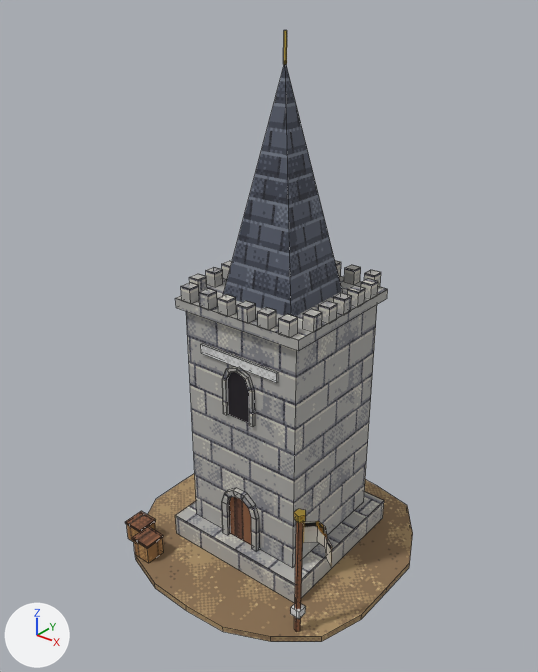
Renders of the Blender file art_source/blender/teutons/watch_tower.blend from each side of a commit.
One viewpoint serves both versions: a 50 mm camera at (4.9, -6.28, 6.84) aimed at (-0.04, -0.12, 3.02). The lights are fixed; the arrows at lower left show +X, +Y and +Z. The older version comes first. Mesh edges are drawn as thin lines.

Names of what the first picture shows: 'teutons_watch_tower'.
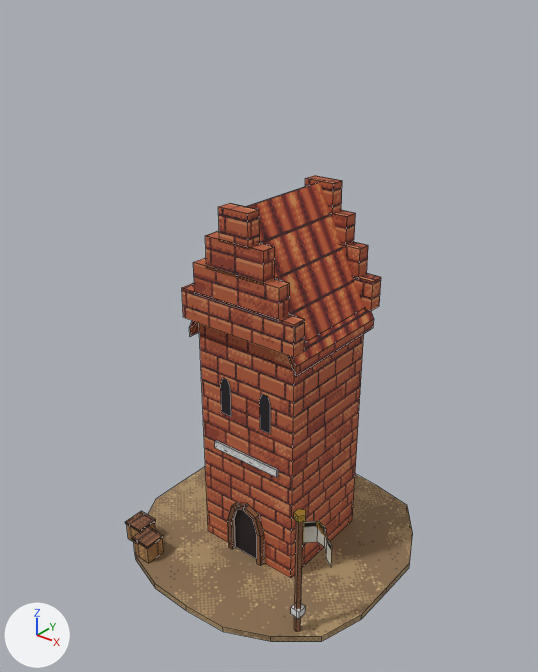
The change in detail:
Picture 'PE_BrickRed' (img_pe_brickred) is new.
Picture 'PE_RoofRed' (img_pe_roofred) is new.
Material 'PE_BrickRed' (mat_pe_brickred) is new.
Its texture is img_pe_brickred.
Its roughness is 0.9.
Material 'PE_RoofRed' (mat_pe_roofred) is new.
Its texture is img_pe_roofred.
Its roughness is 0.8.
me_teutons_watch_tower is used by ob_teutons_watch_tower; location (0.0, 0.0, 0.0).
me_teutons_watch_tower had 924 vertices, 246 faces and spanned x -1.75..1.74, y -1.74..1.74, z 0.0..6.34.
me_teutons_watch_tower now has 520 vertices, 142 faces and spans x -1.75..1.74, y -1.74..1.74, z 0.0..4.69.
me_teutons_watch_tower part 1: the loose piece of 4 vertices spanning x -0.8..0.8, y -0.7, z 0.38..3.38 is rebuilt with 4 vertices and now spans x -0.7..0.7, y -0.6, z 0.08..3.28, in mat_pe_brickred (picture img_pe_brickred).
me_teutons_watch_tower part 2: the loose piece of 4 vertices spanning x 0.8, y -0.7..0.9, z 0.38..3.38 is rebuilt with 4 vertices and now spans x 0.7, y -0.6..0.8, z 0.08..3.28, in mat_pe_brickred (picture img_pe_brickred).
me_teutons_watch_tower part 3: the loose piece of 4 vertices spanning x -0.88..0.88, y -0.78, z 3.38..3.5 is rebuilt with 4 vertices and now spans x -0.8..0.8, y -0.75, z 3.27..3.64, in mat_pe_brickred (picture img_pe_brickred).
me_teutons_watch_tower part 4: 172 loose pieces with 695 vertices, spanning x -1.0..1.0, y -0.9..1.1, z 0.08..6.34, are deleted.
me_teutons_watch_tower part 5: 212 vertices added at x -0.8..0.8, y -0.75..0.95, z 1.53..4.69.
me_teutons_watch_tower part 6: 79 vertices added at x -0.27..0.27, y -0.67..-0.6, z 0.08..0.89.
Other edits to the shape of me_teutons_watch_tower do not show in these pictures.
me_teutons_watch_tower no longer uses material mat_pe_stonegrey (picture img_pe_stonegrey).
me_teutons_watch_tower no longer uses material mat_pe_slatedark (picture img_pe_slatedark).
me_teutons_watch_tower gains material mat_pe_brickred (picture img_pe_brickred).
me_teutons_watch_tower gains material mat_pe_roofred (picture img_pe_roofred).

Location of each change, (x1, y1, x2, y2) in pixels of the pictures (538 x 672 px):
'teutons_watch_tower', reshaped (24% shorter)
    before: (125, 30, 413, 642)
    after: (125, 175, 413, 642)
part 1 of me_teutons_watch_tower, rebuilt (14% narrower)
    before: (186, 311, 297, 567)
    after: (199, 323, 294, 578)
part 2 of me_teutons_watch_tower, rebuilt
    before: (293, 305, 377, 567)
    after: (291, 334, 364, 578)
part 3 of me_teutons_watch_tower, rebuilt (9% narrower, 30% taller)
    before: (176, 298, 299, 351)
    after: (182, 288, 294, 357)
part 4 of me_teutons_watch_tower, deleted
    before: (175, 30, 388, 603)
part 5 of me_teutons_watch_tower, added (brown)
    after: (182, 175, 381, 477)
part 6 of me_teutons_watch_tower, added
    after: (228, 503, 264, 566)
